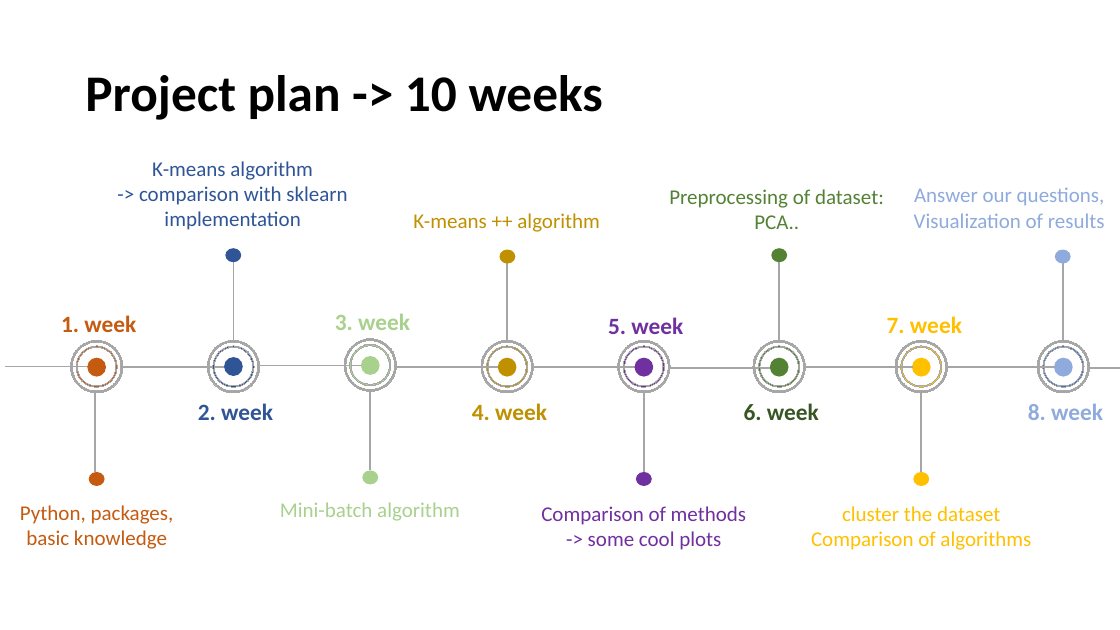
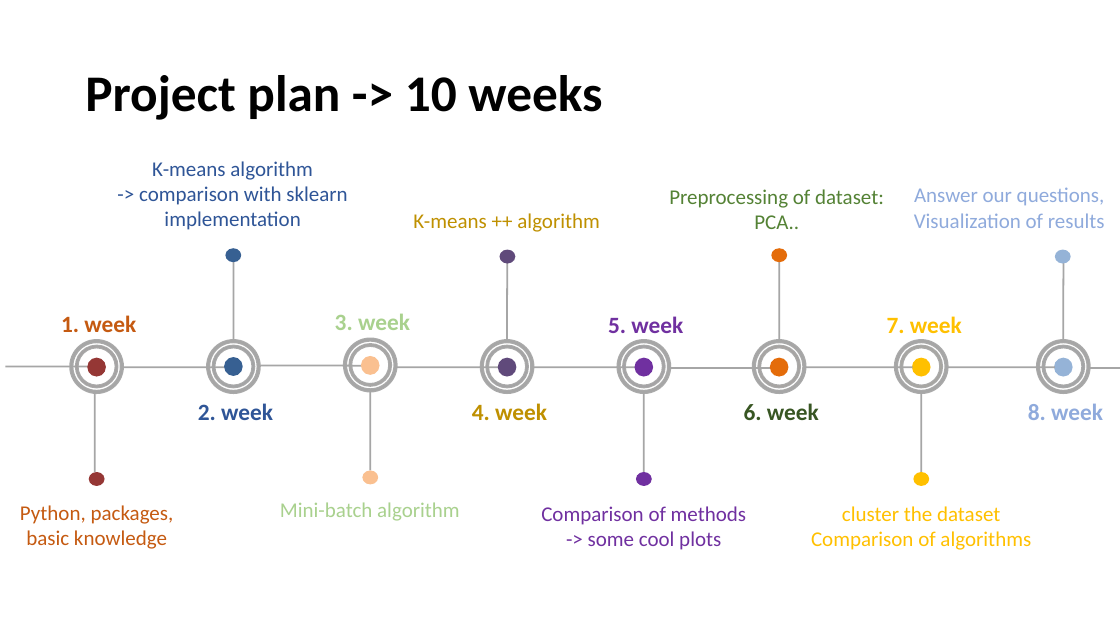
Before and after one commit to datascience-mobi/group-01-project-4-1, a slide deck: slide 6 of K-means clustering.pptx. Drawn at 1120x630 pixels with LibreOffice and Linux fonts; fonts in the diff are those of the drawing. Boxes give left, top, right and bottom in pixels: in the first picture for what was removed or moved away, otherwise in the second. Text is boxed around its words. In the diff, an @@ line names an element or a change of style, - is before the commit and + after.

```diff
--- a/K-means clustering.pptx
+++ b/K-means clustering.pptx
@@ ellipse at bbox=[500, 250, 516, 264]: fill #BF9000 to #604A7B @@
@@ ellipse at bbox=[771, 249, 787, 263]: fill #548235 to #E46C0A @@
@@ donut at bbox=[76, 346, 117, 387]: fill #C55A11 to #953735; outline #A6A6A6 0 pt to #A6A6A6 2 pt @@
@@ ellipse at bbox=[87, 358, 106, 377]: fill #C55A11 to #953735 @@
@@ donut at bbox=[213, 346, 254, 387]: fill #2F5597 to #376092; outline #A6A6A6 0 pt to #A6A6A6 2 pt @@
@@ donut at bbox=[350, 344, 391, 386]: fill #A9D18E to #FAC090; outline #A6A6A6 0 pt to #A6A6A6 2 pt @@
@@ ellipse at bbox=[361, 356, 380, 376]: fill #A9D18E to #FAC090 @@
@@ donut at bbox=[486, 346, 528, 387]: fill #BF9000 to #604A7B; outline #A6A6A6 0 pt to #A6A6A6 2 pt @@
@@ ellipse at bbox=[498, 358, 517, 377]: fill #BF9000 to #604A7B @@
@@ donut at bbox=[759, 346, 800, 387]: fill #548235 to #E46C0A; outline #A6A6A6 0 pt to #A6A6A6 2 pt @@
@@ ellipse at bbox=[770, 358, 788, 377]: fill #548235 to #E46C0A @@
@@ outline #A6A6A6 0 pt to #A6A6A6 2 pt in 10 elements at bbox=[71, 340, 123, 393], bbox=[208, 340, 260, 393], bbox=[344, 339, 397, 392], bbox=[481, 340, 534, 393], bbox=[623, 346, 665, 387], bbox=[618, 340, 670, 393], bbox=[753, 340, 805, 393], bbox=[901, 346, 942, 387], bbox=[896, 340, 948, 393], bbox=[1038, 340, 1090, 393] @@
@@ donut at bbox=[1043, 346, 1084, 387]: fill #4472C4 to #4F81BD; outline #A6A6A6 0 pt to #A6A6A6 2 pt @@
@@ ellipse at bbox=[89, 472, 105, 486]: fill #C55A11 to #953735 @@
@@ ellipse at bbox=[362, 471, 378, 485]: fill #A9D18E to #FAC090 @@
```
Also in this commit, not shown: 5 other slides changed, 2 slides added, 1 slide removed.
